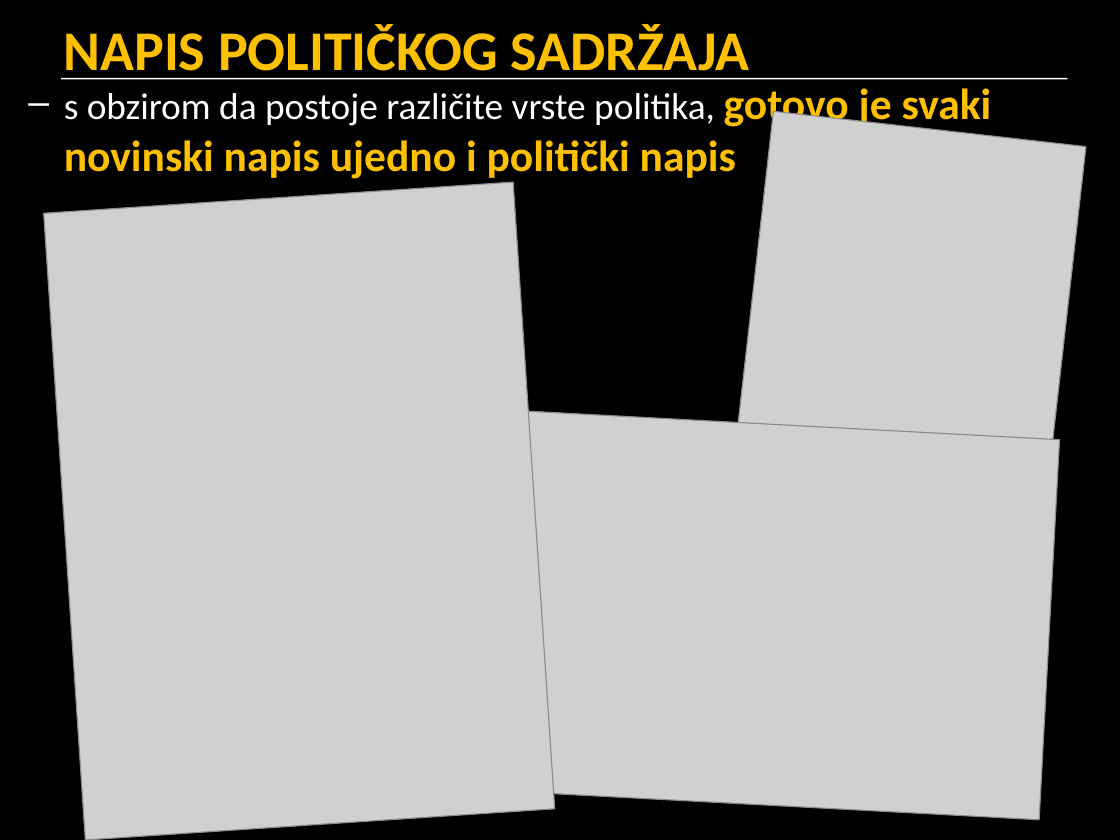
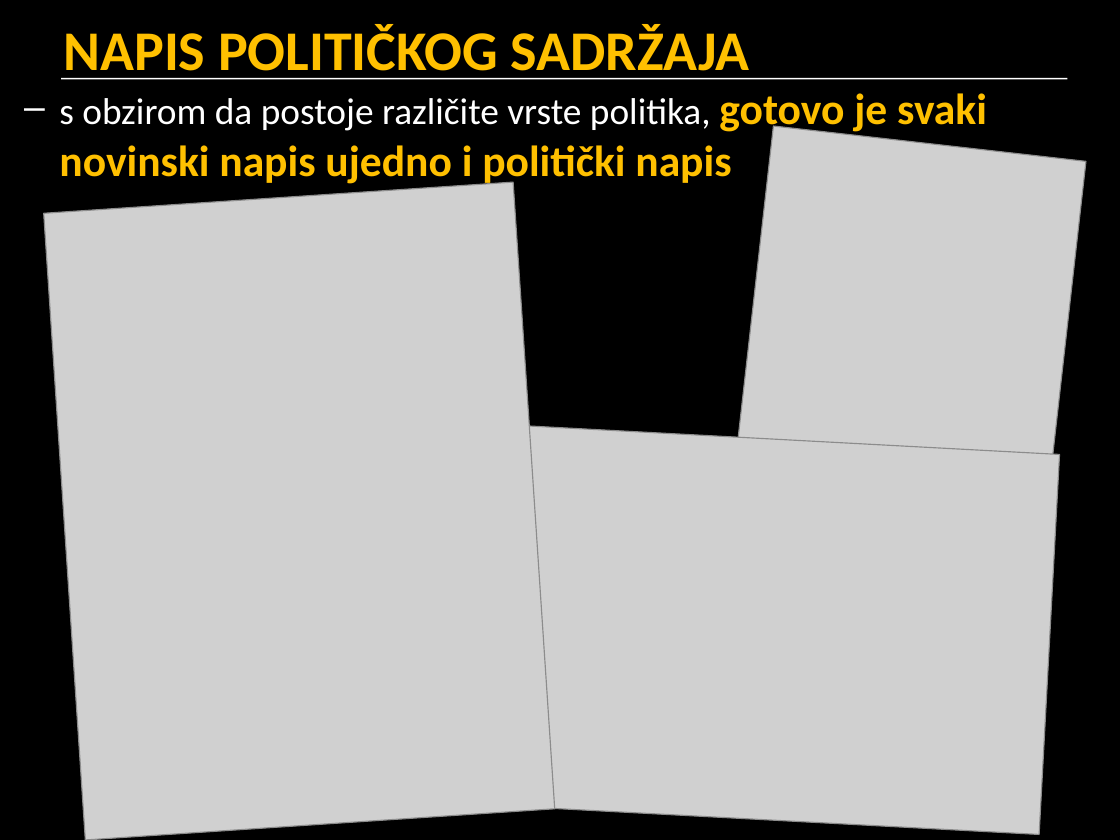
Before and after one commit to cornx/print, a slide deck: slide 27 of data/prezentacije/politika/001_pojam_politike.pptx (slide 26 before the commit). Drawn at 1120x840 pixels with LibreOffice and Linux fonts; fonts in the diff are those of the drawing; grey boxes stand for pictures. Boxes give left, top, right and bottom in pixels: in the first picture for what was removed or moved away, otherwise in the second. Text is boxed around its words. In the diff, an @@ line names an element or a change of style, - is before the commit and + after.

```diff
--- a/data/prezentacije/politika/001_pojam_politike.pptx
+++ b/data/prezentacije/politika/001_pojam_politike.pptx
@@ text "s obzirom da postoje različite ...": place and size @@
-text "s obzirom da postoje različite ..." at [64, 88, 992, 182]
+text "s obzirom da postoje različite ..." at [59, 93, 987, 187]
@@ picture: place and size @@
-picture at [736, 111, 1086, 475]
+picture at [736, 126, 1086, 489]
@@ picture: place and size @@
-picture at [508, 411, 1060, 821]
+picture at [508, 426, 1060, 835]
```
Also in this commit, not shown: 10 other slides changed, 1 slide added, 1 other file.
